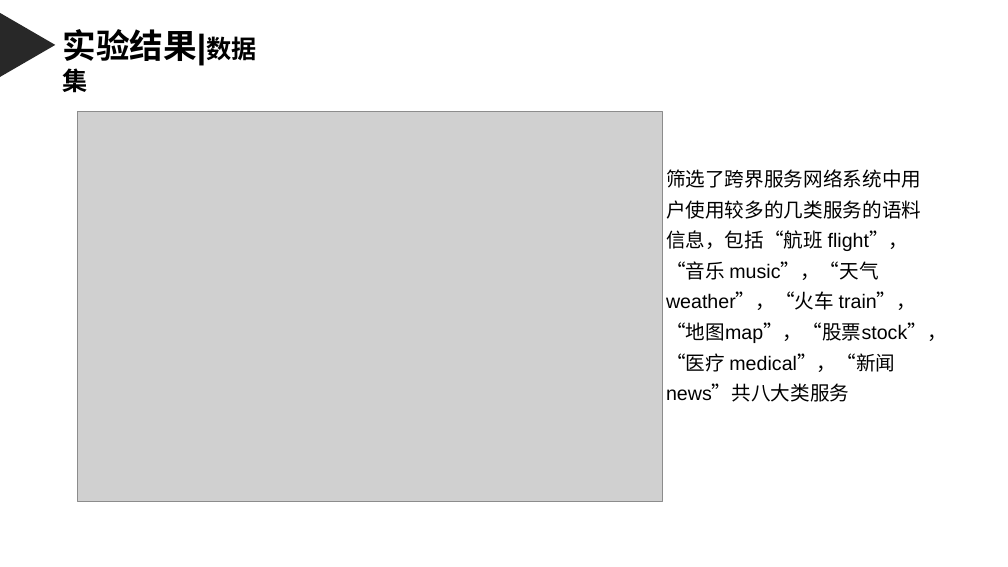
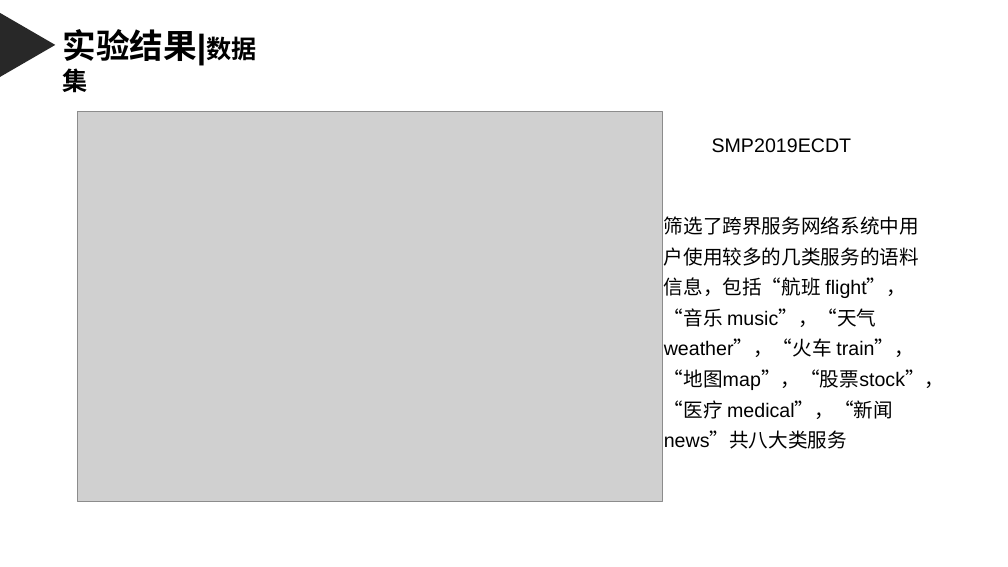
Before and after one commit to weixiao2333/zjuthesis-mphil, a slide deck: slide 21 of 硕士毕业论文答辩PPT.pptx. Drawn at 1008x567 pixels with LibreOffice and Linux fonts; fonts in the diff are those of the drawing; grey boxes stand for pictures. Boxes give left, top, right and bottom in pixels: in the first picture for what was removed or moved away, otherwise in the second. Text is boxed around its words. In the diff, an @@ line names an element or a change of style, - is before the commit and + after.

```diff
--- a/硕士毕业论文答辩PPT.pptx
+++ b/硕士毕业论文答辩PPT.pptx
@@ text added at [712,138,852,153], 14 pt, text #000000 @@
+SMP2019ECDT
@@ text "筛选了跨界服务网络系统中用户使用较多的几类服务的语料信息，包括“航班 flight”，“音乐 music”，“天气 we ...": place and size @@
-text "筛选了跨界服务网络系统中用户使用较多的几类服务的语料信息，包括“航班 flight”，“音乐 music”，“天气 we ..." at [666,169,947,402]
+text "筛选了跨界服务网络系统中用户使用较多的几类服务的语料信息，包括“航班 flight”，“音乐 music”，“天气 we ..." at [664,216,945,449]
```
Also in this commit, not shown: 4 other slides changed, 1 other file.
